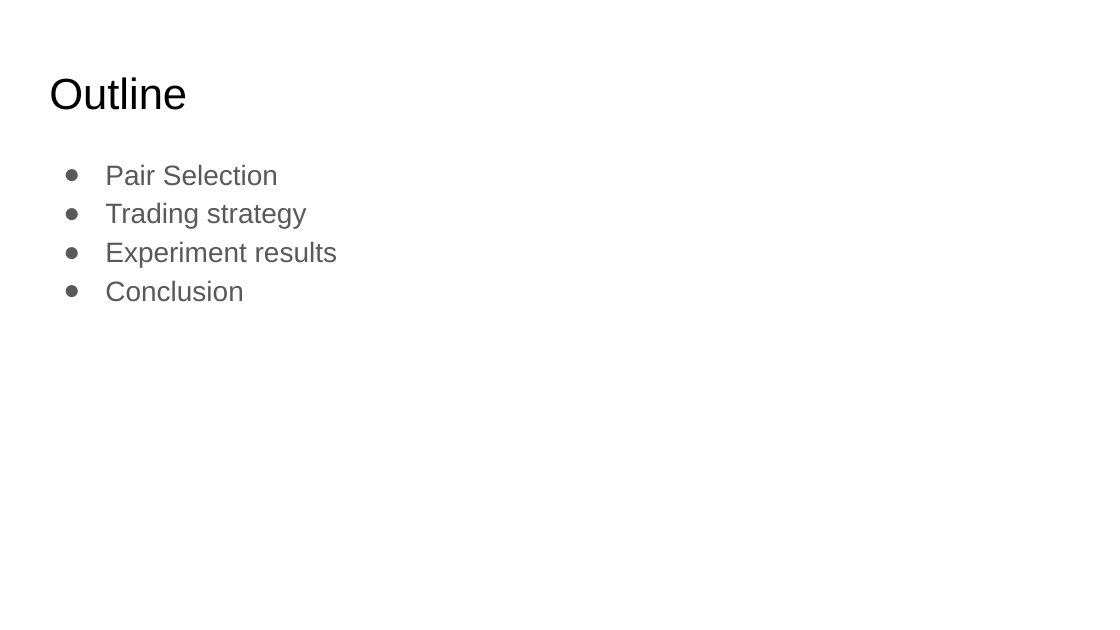
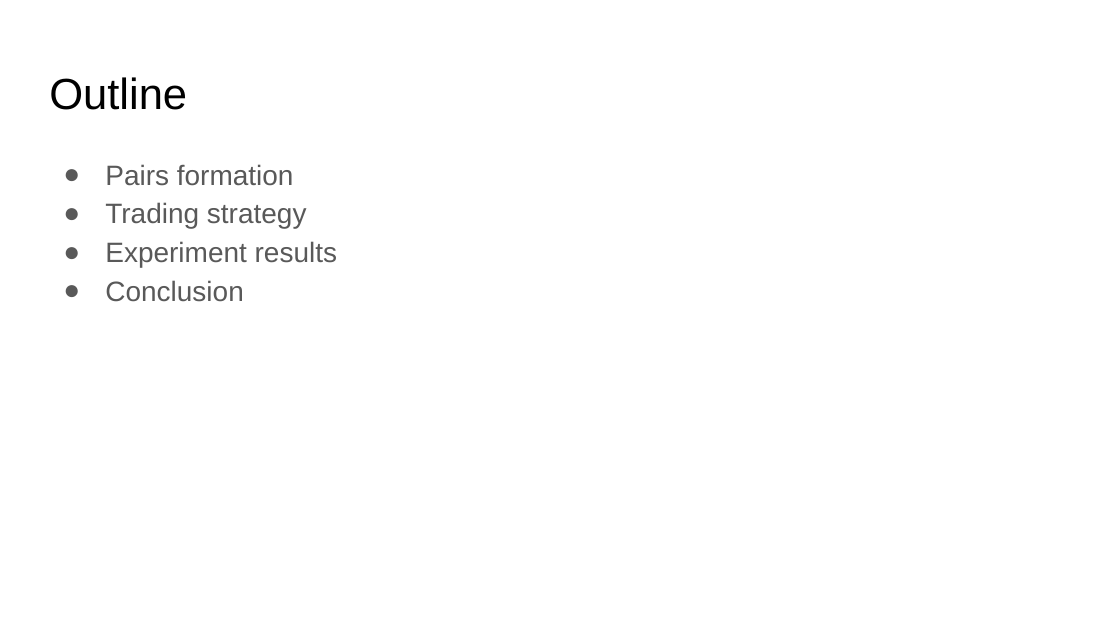
Before and after one commit to thtang/Pair-trading, a slide deck: slide 2 of Pair trading for Currencies.pptx. Drawn at 1120x630 pixels with LibreOffice and Linux fonts; fonts in the diff are those of the drawing. Boxes give left, top, right and bottom in pixels: in the first picture for what was removed or moved away, otherwise in the second. Text is boxed around its words. In the diff, an @@ line names an element or a change of style, - is before the commit and + after.

```diff
--- a/Pair trading for Currencies.pptx
+++ b/Pair trading for Currencies.pptx
@@ text at bbox=[105, 164, 294, 186]: text changed @@
-● Pair Selection
+● Pairs formation
```
Also in this commit, not shown: 14 other slides changed, 5 slides added, 20 other files.
